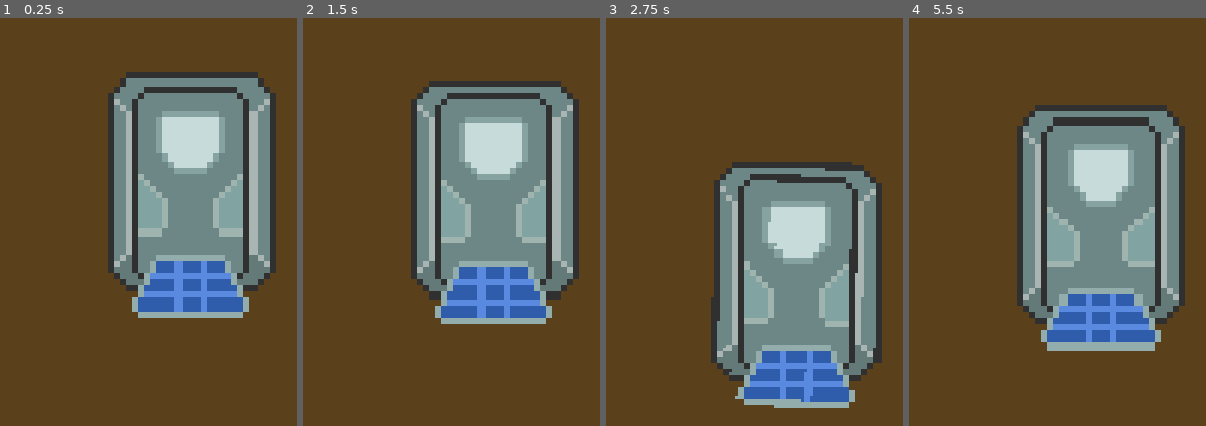
Above: before the commit, frames 1-4 (left to right).
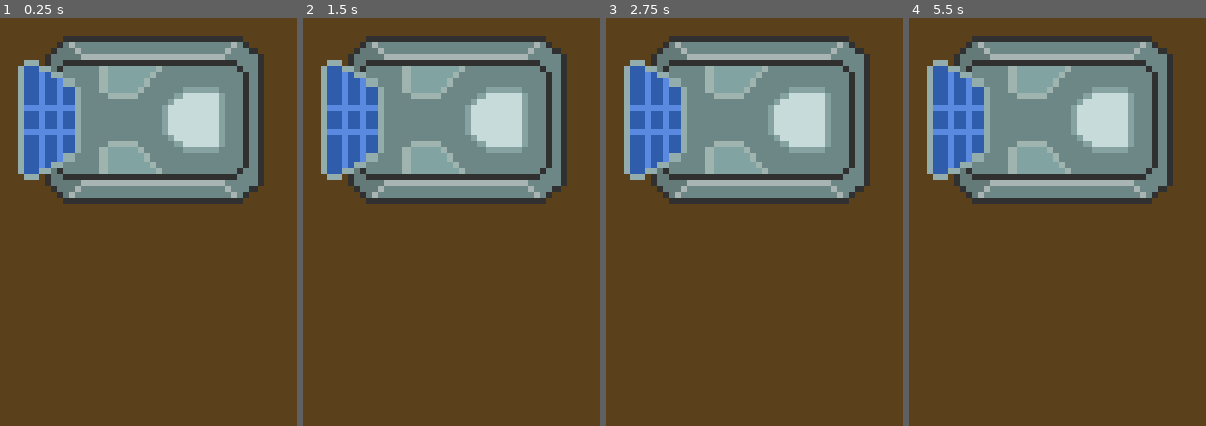
Above: after the commit, the same moments.

Repository: SHADOW-077/Beyond-Earth--The-Last-Mission
Game: Godot game, scene res://scenes/level_1.tscn
Same seed, same stepped clock (60 frames per second), same inputs: the game is played once before the commit and once after it. Before the commit the project has no main scene; this scene is started directly in both runs.
Inputs:
- Up to frame 1 (0.25 s): no input
- Up to frame 2 (1.5 s): tap Enter at 0.5 s; hold D (move_right) 0.53-1.28 s; tap Space at 1.25 s; hold S (move_backward) from 1.28 s (still down)
- Up to frame 3 (2.75 s): release S (move_backward) at 2.03 s; hold D (move_right) from 2.03 s (still down)
- Up to frame 4 (5.5 s): tap Enter at 2.75, 5 s; release D (move_right) at 2.78 s; hold W (move_forward) 2.78-3.53 s; hold A (move_left) 3.53-5.03 s; tap Space at 4.25 s; hold S (move_backward) from 5.03 s (still down)

The runs differ from the first frame. In frame 1, 41% of the frame differs, in the area x 6-93%, y 4-74%; in frame 2, 43%; in frame 3, 57%, in the area x 6-93%, y 4-96%; in frame 4, 48%.

Commit message:
updated player movement

Diff:
--- a/project.godot
+++ b/project.godot
@@ -11,6 +11,7 @@
 [application]
 
 config/name="Beyond Earth: The Last Mission"
+run/main_scene="res://scenes/level_1.tscn"
 config/features=PackedStringArray("4.2", "Mobile")
 config/icon="res://icon.svg"
 
@@ -45,7 +46,12 @@
 ]
 }
 
+[input_devices]
+
+pointing/emulate_touch_from_mouse=true
+
 [rendering]
 
 textures/canvas_textures/default_texture_filter=0
 renderer/rendering_method="mobile"
+textures/vram_compression/import_etc2_astc=true
--- /dev/null
+++ b/scenes/controls.tscn
@@ -0,0 +1,5 @@
+[gd_scene format=3 uid="uid://62ctxi7u7tn6"]
+
+[node name="CONTROLS" type="Node2D"]
+
+[node name="TouchScreenButton" type="TouchScreenButton" parent="."]
--- a/scenes/level_1.tscn
+++ b/scenes/level_1.tscn
@@ -11,3 +11,5 @@
 
 [node name="rover" parent="." instance=ExtResource("1_w32c2")]
 position = Vector2(600, 360)
+
+[node name="CanvasLayer" type="CanvasLayer" parent="."]
--- a/scenes/rover.gd
+++ b/scenes/rover.gd
@@ -1,12 +1,13 @@
 extends CharacterBody2D
 
-var rover_speed = 450
-var acceleration = 5
+@export var rover_speed = 250
+@export var acceleration = 5
 var movement = 0
-var rotation_speed = 1.75
+@export var rotation_speed = 1.75
 
 func _physics_process(delta):
 	#rover movement
+	velocity = Vector2.ZERO
 	if velocity==Vector2.ZERO:
 		movement = 0
 	velocity = Vector2.ZERO
@@ -16,7 +17,7 @@
 	if Input.is_action_pressed("move_backward"):
 		movement-= acceleration
 		velocity = lerp(velocity,Vector2(max(movement, -rover_speed/2),0).rotated(rotation),0.5)
-	if Input.is_action_pressed("move_forward"):
+	elif Input.is_action_pressed("move_forward"):
 		movement+= acceleration
 		velocity = lerp(velocity,Vector2(min(movement, rover_speed),0).rotated(rotation),0.5)
 	move_and_slide()
--- a/scenes/rover.tscn
+++ b/scenes/rover.tscn
@@ -8,17 +8,18 @@
 size = Vector2(108, 79)
 
 [node name="rover" type="CharacterBody2D"]
-rotation = 4.71239
+motion_mode = 1
 script = ExtResource("1_jx2ge")
 
 [node name="rover_sprite" type="Sprite2D" parent="."]
 scale = Vector2(3, 3)
 texture = ExtResource("1_k1aeg")
 
-[node name="cam_sprite" type="Sprite2D" parent="."]
-scale = Vector2(3, 3)
+[node name="cam_sprite" type="Sprite2D" parent="rover_sprite"]
 texture = ExtResource("2_panyw")
 
 [node name="CollisionShape2D" type="CollisionShape2D" parent="."]
 position = Vector2(3, 0.5)
 shape = SubResource("RectangleShape2D_jps58")
+
+[node name="Camera2D" type="Camera2D" parent="."]
Not shown, added: export_presets.cfg
